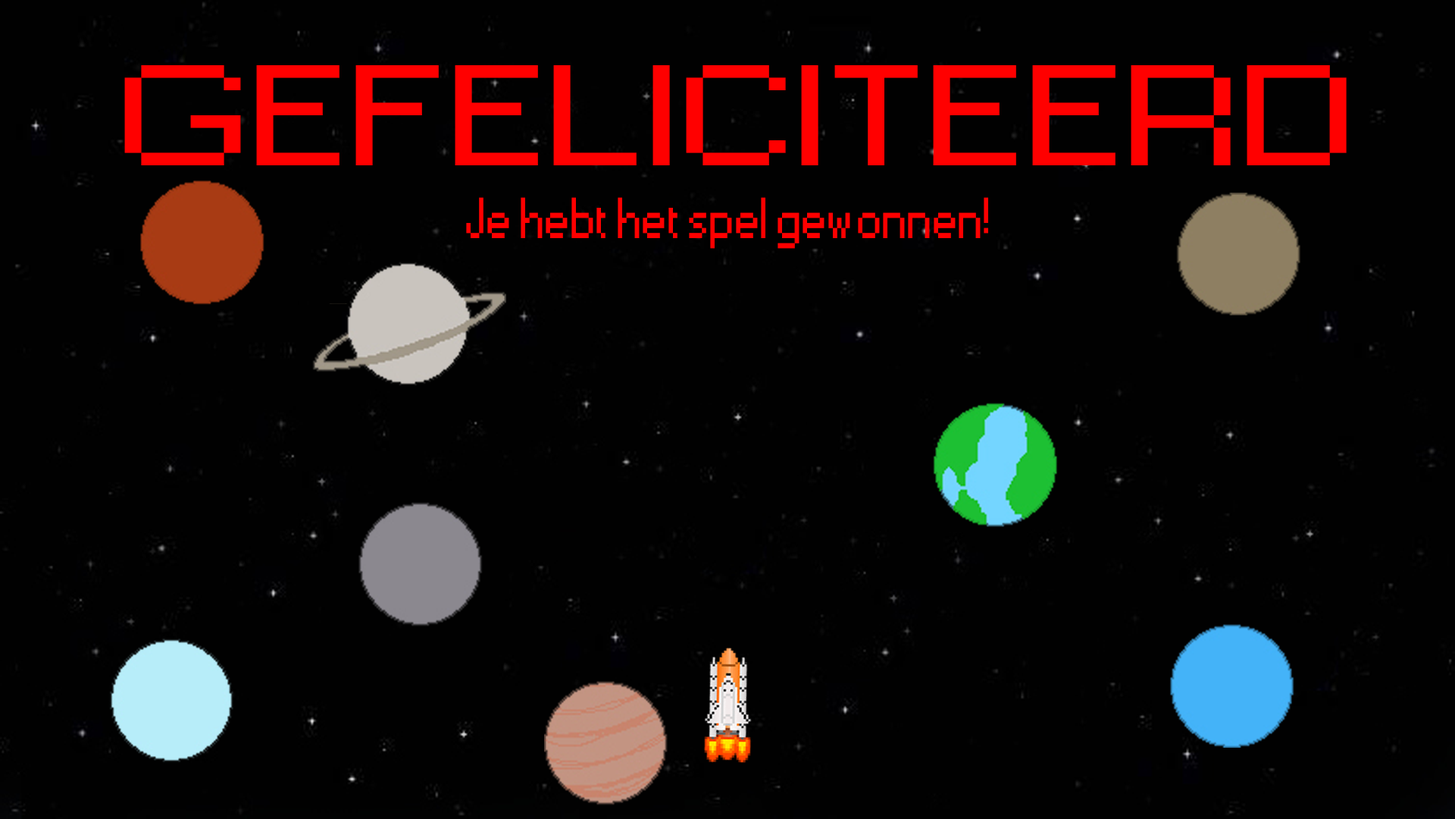
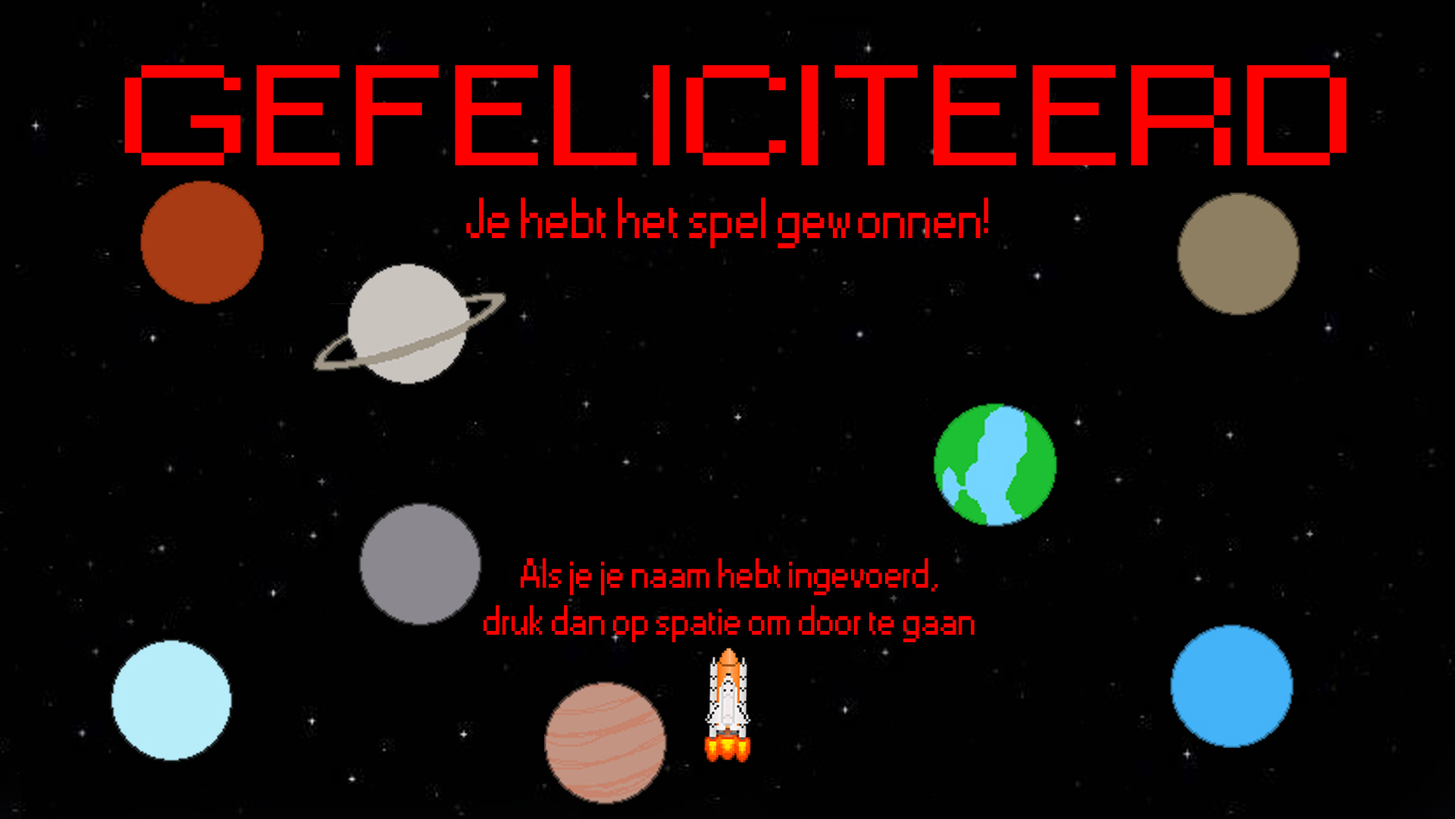
Comparing the layer stacks of the two 1455×819 images. Changes:
added layer "Als je je naam hebt ingevoerd, druk dan op spatie om door te ga" above "Laag 3" over bbox(483, 557, 975, 643)
